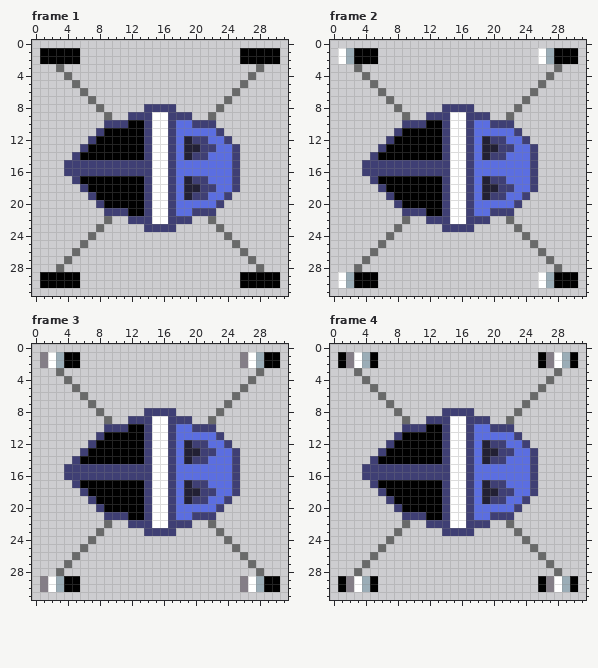
Edited in one commit: pixel-art file (assets/cars/sprites/scarab.ase). Above: the version before the commit.
32x32 pixels, 8 frames. Shown: frame 1, frame 2, frame 3, frame 4. The commit also changed other frames, which this record leaves out.
And afterwards:
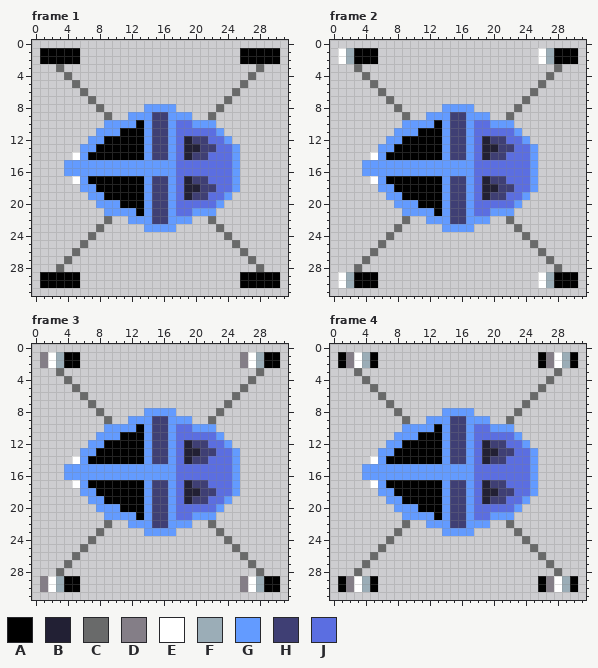
Palette (. is transparent): A #000000  B #222034  C #696a6a  D #847e87  E #ffffff  F #9badb7  G #639bff  H #3f3f74  J #5b6ee1
Change:
layer "Layer 2" now shown
Frame 1, layer "Layer 2":
Colour H gives way to colour E in row 14 at x 5; in row 17 at x 5.
Colour A gives way to colour G in row 10 at x 12; in row 11 at x 9 to 10; in row 12 at x 8; in row 13 at x 7; in row 14 at x 6; in row 17 at x 6.
Colour A gives way to colour G in row 18 at x 7; in row 19 at x 8; in row 20 at x 9 to 10; in row 21 at x 12.
Colour E gives way to colour G in rows 15 to 16 at x 15 to 16.
Colour H gives way to colour G in row 8 at x 14 to 17; in row 9 at x 12 to 14 and 17 to 19; in row 10 at x 9 to 11, 14, 17 and 20 to 22; in row 11 at x 8, 14, 17 and 23; in row 12 at x 7, 14, 17 and 24; in row 13 at x 6, 14, 17 and 25.
Colour H gives way to colour G in row 14 at x 14, 17 and 25; in rows 15 to 16 at x 4 to 14, 17 and 25; in row 17 at x 14, 17 and 25; in row 18 at x 6, 14, 17 and 25; in row 19 at x 7, 14, 17 and 24; in row 20 at x 8, 14, 17 and 23.
Colour H gives way to colour G in row 21 at x 9 to 11, 14, 17 and 20 to 22; in row 22 at x 12 to 14 and 17 to 19; in row 23 at x 14 to 17.
Colour E gives way to colour H in rows 9 to 14 at x 15 to 16; in rows 17 to 22 at x 15 to 16.
Frame 2, layer "Layer 2": the same change as frame 1
Frame 3, layer "Layer 2": the same change as frame 1
Frame 4, layer "Layer 2": the same change as frame 1
Changed places in both pictures, as pixel boxes (x1, y1, x2, y2):
changed: (64, 104, 240, 232)
changed: (362, 104, 538, 232)
changed: (64, 408, 240, 536)
changed: (362, 408, 538, 536)
